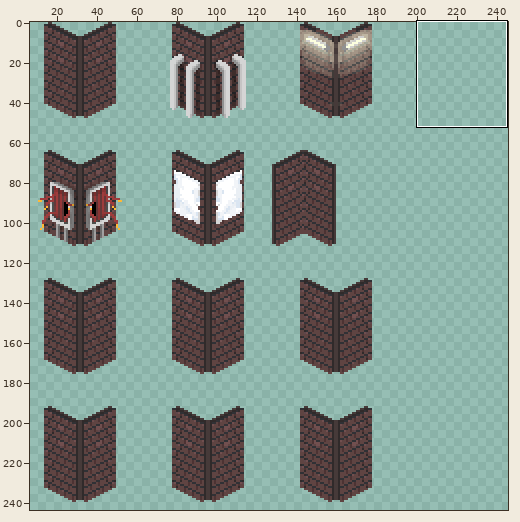
File history of a sprite sheet, src/resources/tilesetWalls32.gif. Above, an overview of the earlier version with the close-up marked.
Close-up. Before:
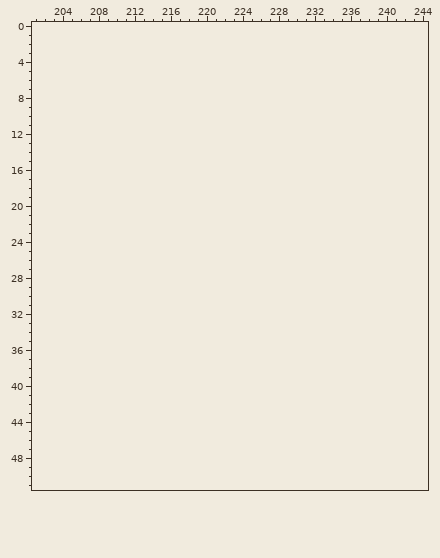
The file is 192x256 pixels. Colours within 5 levels of each other are drawn and written as one. Shown: x 201..244, y 0..51. The old version is drawn lined up with the new one, on the new canvas. The wide view leaves out empty margins. The commit also changed other parts of the picture, which this record leaves out.
Palette (. is transparent): 
Once edited:
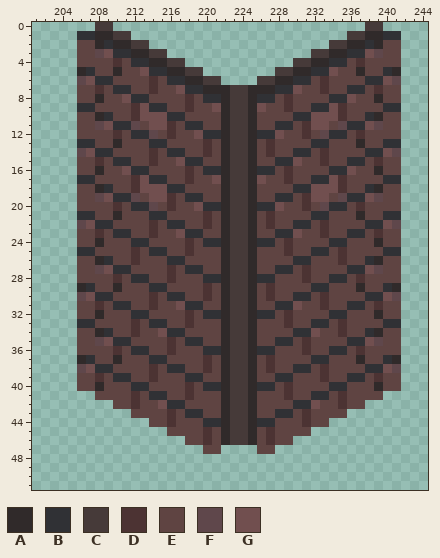
Colours new in this view: A #302a2a  B #303135  C #463a39  D #4c3333  E #5f4442  F #5f474b  G #714f4f
From old to new:
canvas 192x256 -> 256x256
Changed rows in their new state; - is an unchanged pixel.
first column x 206:
 0 --CC----------------------------CC--
 1 BBAACC------------------------CCAABB
 2 EEABAACC--------------------CCAABAEE
 3 EEFGBBAACC----------------CCAABBGFEE
 4 EEEEDEBBAACC------------CCAABBEDEEEE
 5 ABEEAEEGBBAACC--------CCAABBGEEAEEBA
 6 FGBBEEEEDEBBAACC----CCAABBEDEEEEBBGF
 7 EEDEBBEEDEEGBBAAACCAAABBGEEDEEBBEDEE
 8 EEAEEGBBEEEEDEBBACCABBEDEEEEBBGEEAEE
 9 BBEEEEDGBBEEDEEGACCAGEEDEEBBGDEEEEBB
10 EEABEEDGGGBBEEEEACCAEEEEBBGGGDEEBAEE
11 EEFGBBFEGGDEBBEEACCAEEBBEDGGEFBBGFEE
12 EEEEDEBBFEDEEGBBACCABBGEEDEFBBEDEEEE
13 BBEEAEEEBBEEEEDEACCAEDEEEEBBEEEAEEBB
14 FGBBEEEEDEBBEEDEACCAEDEEBBEDEEEEBBGF
15 EEDEBBEEDEEGBBEEACCAEEBBGEEDEEBBEDEE
16 EEAEEGBBEEEEDEBBACCABBEDEEEEBBGEEAEE
17 BBEEEEDGBBEEDEEGACCAGEEDEEBBGDEEEEBB
18 EEABEEDGGGBBEEEEACCAEEEEBBGGGDEEBAEE
19 EEFGBBFEGGDEBBEEACCAEEBBEDGGEFBBGFEE
20 EEEEDEBBFEDEEGBBACCABBGEEDEFBBEDEEEE
21 BBEEAEEEBBEEEEDEACCAEDEEEEBBEEEAEEBB
22 FGBBEEEEDEBBEEDEACCAEDEEBBEDEEEEBBGF
23 EEDEBBEEDEEGBBEEACCAEEBBGEEDEEBBEDEE
24 EEAEEEBBEEEEDEBBACCABBEDEEEEBBEEEAEE
25 BBEEEEDEBBEEDEEEACCAEEEDEEBBEDEEEEBB
26 EEABEEDEEEBBEEEEACCAEEEEBBEEEDEEBAEE
27 EEFGBBEEEEDEBBEEACCAEEBBEDEEEEBBGFEE
28 EEEEDEBBEEDEEEBBACCABBEEEDEEBBEDEEEE
29 ABEEAEEEBBEEEEDEACCAEDEEEEBBEEEAEEBA
30 FGBBEEEEDEBBEEDEACCAEDEEBBEDEEEEBBGF
31 EEDEBBEEDEEGBBEEACCAEEBBGEEDEEBBEDEE
32 EEAEEEBBEEEEDEBBACCABBEDEEEEBBEEEAEE
33 BBEEEEDEBBEEDEEEACCAEEEDEEBBEDEEEEBB
34 EEABEEDEEGBBEEEEACCAEEEEBBGEEDEEBAEE
35 EEFGBBEEEEDEBBEEACCAEEBBEDEEEEBBGFEE
36 EEEEDEBBEEDEEEBBACCABBEEEDEEBBEDEEEE
37 ABEEAEEEBBEEEEDEACCAEDEEEEBBEEEAEEBA
38 FGBBEEEEDEBBEEDEACCAEDEEBBEDEEEEBBGF
39 EEDEBBEEDEEEBBEEACCAEEBBEEEDEEBBEDEE
40 EEAEEEBBEEEEDEBBACCABBEDEEEEBBEEEAEE
41 --EEEEDEBBEEDEEEACCAEEEDEEBBEDEEEE--
42 ----EEDEEGBBEEEEACCAEEEEBBGEEDEE----
43 ------EEEEDEBBEEACCAEEBBEDEEEE------
44 --------EEDEEEBBACCABBEEEDEE--------
45 ----------EEEEDEACCAEDEEEE----------
46 ------------EEDEACCAEDEE------------
47 --------------EE----EE--------------
Boxes around the changes in both close-ups, in picture pixels (x1, y1, x2, y2):
added: (77, 22, 401, 454)
